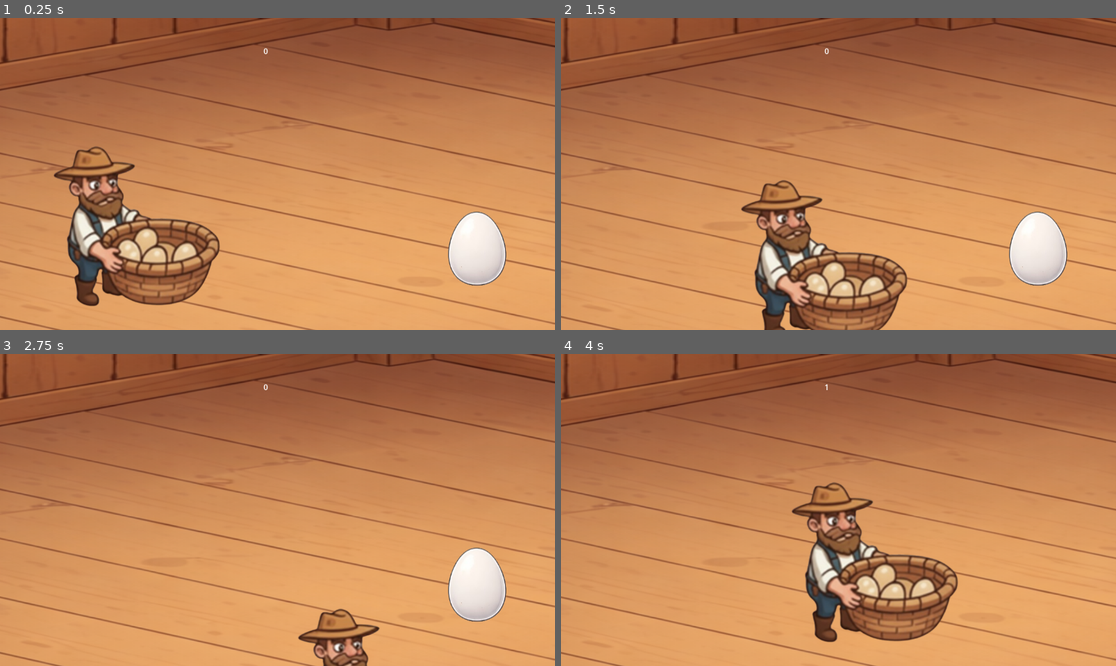
Above: before the commit, frames 1-4 (two rows, left to right).
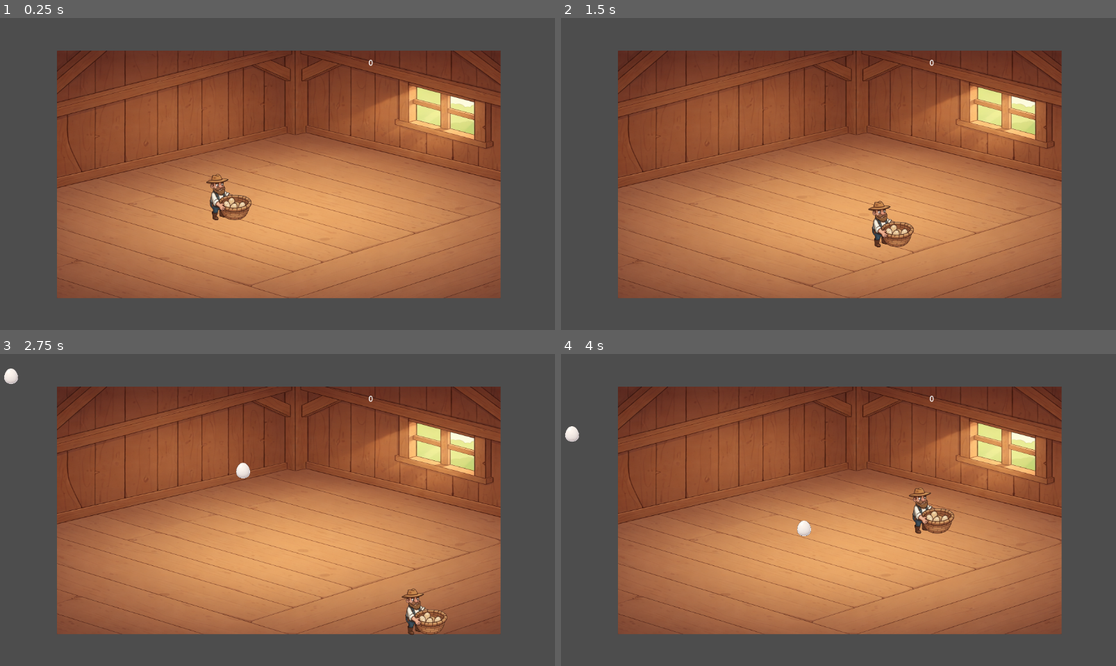
Above: after the commit, the same moments.

Repository: MirekSobota/chicken-egg-game
Game: Godot game, scene res://Main.tscn
Two runs of this game, one before a commit and one after it. Both use one fixed random seed, a clock stepped at 60 frames per second and the inputs below.
Inputs:
- Up to frame 1 (0.25 s): no input
- Up to frame 2 (1.5 s): tap Enter at 0.5 s; hold D (move_right) 0.53-1.28 s; hold S (move_down) from 1.28 s (still down)
- Up to frame 3 (2.75 s): release S (move_down) at 2.03 s; hold D (move_right) from 2.03 s (still down)
- Up to frame 4 (4 s): release D (move_right) at 2.78 s; hold W (move_up) 2.78-3.53 s; hold A (move_left) from 3.53 s (still down)

The runs differ from the first frame. In frame 1, 83% of the frame differs, in the area x 0-100%, y 0-100%; in frame 2, 85%; in frame 3, 83%; in frame 4, 87%.

Commit message:
Spawner jajek, poprawne pozycjonowanie, stabilna fizyka

Diff:
--- a/chicken-egg-game/Main.tscn
+++ b/chicken-egg-game/Main.tscn
@@ -6,38 +6,80 @@
 [ext_resource type="Script" uid="uid://dhbrxfy7m4nr4" path="res://scripts/player.gd" id="2_r0du0"]
 [ext_resource type="Texture2D" uid="uid://cchgs563r0sw1" path="res://Assets/Player/Player.png" id="3_cm0pq"]
 
-[sub_resource type="CapsuleShape2D" id="CapsuleShape2D_rxg2q"]
-radius = 132.0
-height = 382.0
+[sub_resource type="CapsuleShape2D" id="CapsuleShape2D_fos0i"]
+radius = 57.0
+height = 118.0
+
+[sub_resource type="RectangleShape2D" id="RectangleShape2D_fos0i"]
+size = Vector2(30.5, 687)
+
+[sub_resource type="RectangleShape2D" id="RectangleShape2D_3dxm6"]
+size = Vector2(27, 702.5)
+
+[sub_resource type="RectangleShape2D" id="RectangleShape2D_lgr22"]
+size = Vector2(1191, 20)
+
+[sub_resource type="RectangleShape2D" id="RectangleShape2D_trn2v"]
+size = Vector2(1198, 18)
 
 [node name="Main" type="Node2D"]
 script = ExtResource("1_fos0i")
+egg_scene = ExtResource("2_cm0pq")
 metadata/_edit_vertical_guides_ = [-1903.0]
 
 [node name="Background" type="Sprite2D" parent="."]
-position = Vector2(665.00006, 284)
-scale = Vector2(3.7026367, 1.5825197)
+position = Vector2(578, 325)
+scale = Vector2(1.125, 0.6279296)
 texture = ExtResource("1_glv2v")
+metadata/_edit_lock_ = true
 
 [node name="Chickens" type="Node2D" parent="."]
+position = Vector2(105, 283)
+
+[node name="Spawns" type="Node2D" parent="Chickens"]
+
+[node name="Spawn1" type="Marker2D" parent="Chickens/Spawns"]
+position = Vector2(247, -64)
+
+[node name="Spawn2" type="Marker2D" parent="Chickens/Spawns"]
+position = Vector2(305, -81)
+
+[node name="Spawn3" type="Marker2D" parent="Chickens/Spawns"]
+position = Vector2(381, -101)
 
 [node name="Eggs" type="Node2D" parent="."]
-position = Vector2(605, 432)
+metadata/_edit_lock_ = true
 
 [node name="Egg" parent="Eggs" instance=ExtResource("2_cm0pq")]
-position = Vector2(-25, -251)
+position = Vector2(-116, -305)
+metadata/_edit_lock_ = true
 
 [node name="Player" type="CharacterBody2D" parent="." groups=["player"]]
-position = Vector2(621, -179)
+position = Vector2(752, -369)
 script = ExtResource("2_r0du0")
+metadata/_edit_lock_ = true
 
 [node name="CollisionShape2D" type="CollisionShape2D" parent="Player"]
-position = Vector2(-321, 586)
-shape = SubResource("CapsuleShape2D_rxg2q")
+position = Vector2(-309, 753)
+shape = SubResource("CapsuleShape2D_fos0i")
+metadata/_edit_lock_ = true
 
 [node name="Sprite2D" type="Sprite2D" parent="Player"]
-position = Vector2(-333, 617)
+position = Vector2(-301.75, 755.125)
+scale = Vector2(0.34304512, 0.3630064)
 texture = ExtResource("3_cm0pq")
+metadata/_edit_lock_ = true
+
+[node name="Camera2D" type="Camera2D" parent="Player"]
+visible = false
+position = Vector2(-45, 497)
+enabled = false
+limit_left = 0
+limit_top = 0
+limit_right = 1150
+limit_bottom = 644
+position_smoothing_enabled = true
+metadata/_edit_lock_ = true
 
 [node name="UI" type="CanvasLayer" parent="."]
 
@@ -54,10 +96,64 @@
 anchor_top = 2.506
 anchor_right = 25.899002
 anchor_bottom = 2.506
-offset_left = -488.96008
-offset_top = -43.240005
-offset_right = -122.96008
-offset_bottom = 134.76
+offset_left = -270.96008
+offset_top = -19.240005
+offset_right = 95.03992
+offset_bottom = 158.76
 text = "0"
 
+[node name="Touch" type="Control" parent="UI"]
+layout_mode = 3
+anchors_preset = 0
+offset_right = 40.0
+offset_bottom = 40.0
+
+[node name="BtnLeft" type="TouchScreenButton" parent="UI/Touch"]
+position = Vector2(61, 519)
+action = "move_left"
+
+[node name="BtnRight" type="TouchScreenButton" parent="UI/Touch"]
+position = Vector2(119, 522)
+action = "move_right"
+
+[node name="BtnUp" type="TouchScreenButton" parent="UI/Touch"]
+position = Vector2(93, 490)
+action = "move_up"
+
+[node name="BtnDown" type="TouchScreenButton" parent="UI/Touch"]
+position = Vector2(86, 549)
+action = "move_down"
+
+[node name="EggTimer" type="Timer" parent="."]
+wait_time = 2.0
+autostart = true
+
+[node name="Walls" type="StaticBody2D" parent="."]
+metadata/_edit_lock_ = true
+
+[node name="LeftWall" type="CollisionShape2D" parent="Walls"]
+position = Vector2(-14, 327)
+shape = SubResource("RectangleShape2D_fos0i")
+metadata/_edit_lock_ = true
+
+[node name="RightWall" type="CollisionShape2D" parent="Walls"]
+position = Vector2(1167, 333)
+shape = SubResource("RectangleShape2D_3dxm6")
+metadata/_edit_lock_ = true
+
+[node name="TopWall" type="CollisionShape2D" parent="Walls"]
+position = Vector2(587, -13)
+shape = SubResource("RectangleShape2D_lgr22")
+metadata/_edit_lock_ = true
+
+[node name="BottomWall" type="CollisionShape2D" parent="Walls"]
+position = Vector2(576, 656)
+shape = SubResource("RectangleShape2D_trn2v")
+metadata/_edit_lock_ = true
+
+[node name="Camera2D" type="Camera2D" parent="."]
+position = Vector2(575, 324)
+zoom = Vector2(0.8, 0.8)
+
 [connection signal="collected" from="Eggs/Egg" to="." method="_on_egg_collected"]
+[connection signal="timeout" from="EggTimer" to="." method="_on_egg_timer_timeout"]
--- a/chicken-egg-game/scenes/egg.tscn
+++ b/chicken-egg-game/scenes/egg.tscn
@@ -4,18 +4,19 @@
 [ext_resource type="Script" uid="uid://4dxj4tjrqtff" path="res://scripts/egg.gd" id="1_qlus4"]
 
 [sub_resource type="CapsuleShape2D" id="CapsuleShape2D_6upkn"]
-radius = 61.0
-height = 154.0
+radius = 18.0
+height = 38.0
 
 [node name="Egg" type="Area2D"]
 script = ExtResource("1_qlus4")
 
 [node name="Sprite" type="Sprite2D" parent="."]
-position = Vector2(411, 292)
+z_index = 50
+scale = Vector2(0.3046875, 0.26608187)
 texture = ExtResource("1_6upkn")
 
 [node name="CollisionShape2D" type="CollisionShape2D" parent="."]
-position = Vector2(407, 297)
+rotation = 0.017453292
 shape = SubResource("CapsuleShape2D_6upkn")
 
 [connection signal="body_entered" from="." to="." method="_on_body_entered"]
--- a/chicken-egg-game/scripts/egg.gd
+++ b/chicken-egg-game/scripts/egg.gd
@@ -1,8 +1,32 @@
 extends Area2D
-
 signal collected
 
+@export var fall_speed: float = 120.0
+@export var max_y: float = 900.0
+@export var start_delay: float = 0.4
+
+var _collected := false
+var _delay_left := 0.0
+
+func _ready() -> void:
+	_delay_left = start_delay
+
 func _on_body_entered(body: Node2D) -> void:
+	if _collected:
+		return
 	if body.is_in_group("player"):
-		emit_signal("collected")
+		_collected = true
+		set_deferred("monitoring", false)
+		call_deferred("_collect_deferred")
+
+func _process(delta: float) -> void:
+	if _delay_left > 0.0:
+		_delay_left -= delta
+		return
+	global_position.y += fall_speed * delta
+	if global_position.y > max_y:
 		queue_free()
+
+func _collect_deferred() -> void:
+	emit_signal("collected")
+	queue_free()
--- a/chicken-egg-game/scripts/main.gd
+++ b/chicken-egg-game/scripts/main.gd
@@ -1,8 +1,16 @@
 extends Node2D
+
+@export var egg_scene: PackedScene
+
+@onready var spawns: Array = $Chickens/Spawns.get_children()
+@onready var score_label: Label = $UI/HUD/ScoreLabel
 
 var score: int = 0
 
-@onready var score_label = $UI/HUD/ScoreLabel
+
+func _ready() -> void:
+	score_label.text = str(score)
+
 
 func add_score(amount: int = 1) -> void:
 	score += amount
@@ -10,4 +18,20 @@
 
 
 func _on_egg_collected() -> void:
-	add_score(1)
+	# odroczone, bezpieczne dla fizyki
+	call_deferred("add_score", 1)
+
+
+func _on_egg_timer_timeout() -> void:
+	if spawns.is_empty():
+		return
+
+	var spawn: Node2D = spawns[randi() % spawns.size()]
+
+	var egg: Area2D = egg_scene.instantiate()
+	$Eggs.add_child(egg)
+
+	# konwersja global -> lokalne względem Eggs
+	egg.position = $Eggs.to_local(spawn.global_position)
+
+	egg.collected.connect(_on_egg_collected)
--- a/chicken-egg-game/scripts/player.gd
+++ b/chicken-egg-game/scripts/player.gd
@@ -2,7 +2,7 @@
 
 @export var speed: float = 350.0
 
-func _physics_process(delta: float) -> void:
+func _physics_process(_delta: float) -> void:
 	var dir := Input.get_vector("move_left", "move_right", "move_up", "move_down")
 	velocity = dir * speed
 	move_and_slide()
Not shown: 1 places in chicken-egg-game/Main.tscn that only renumber resources
